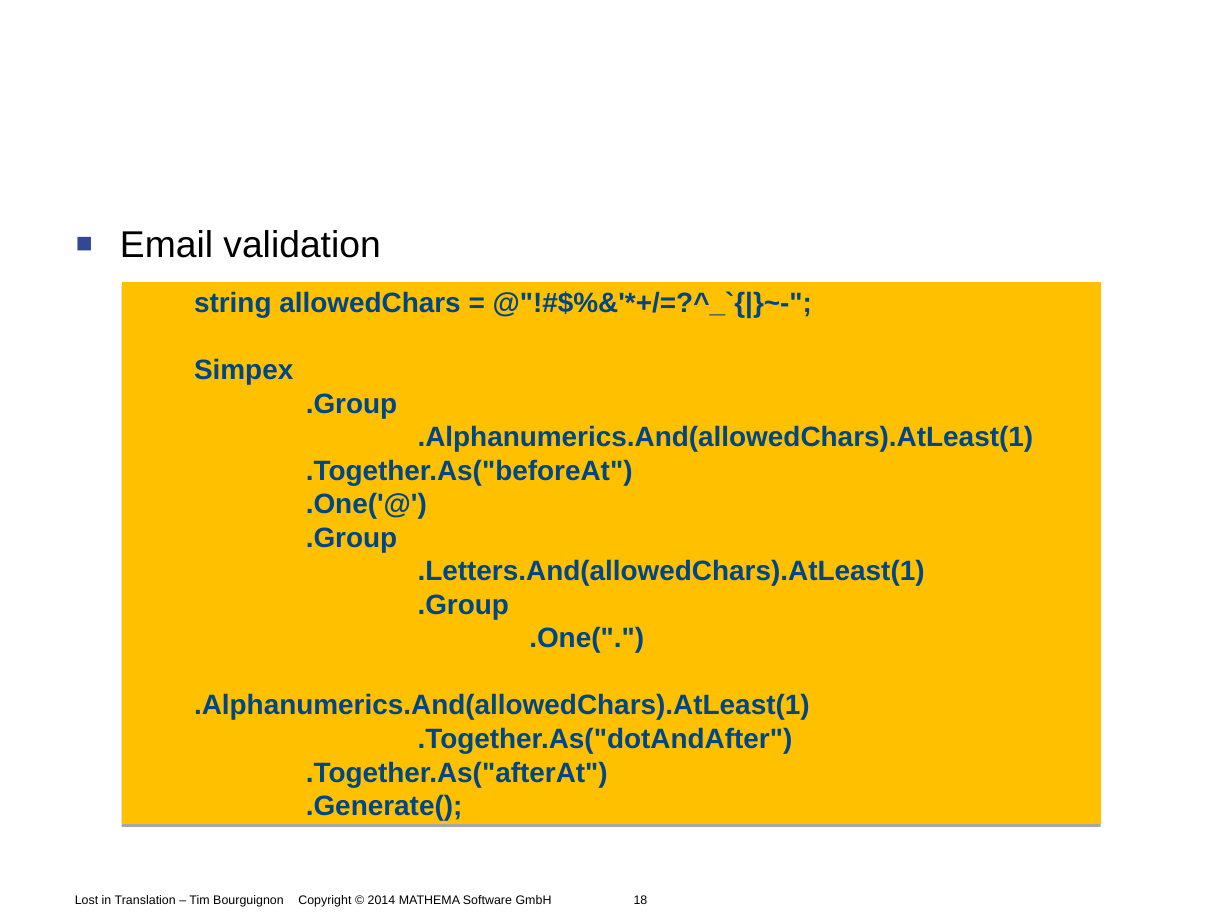
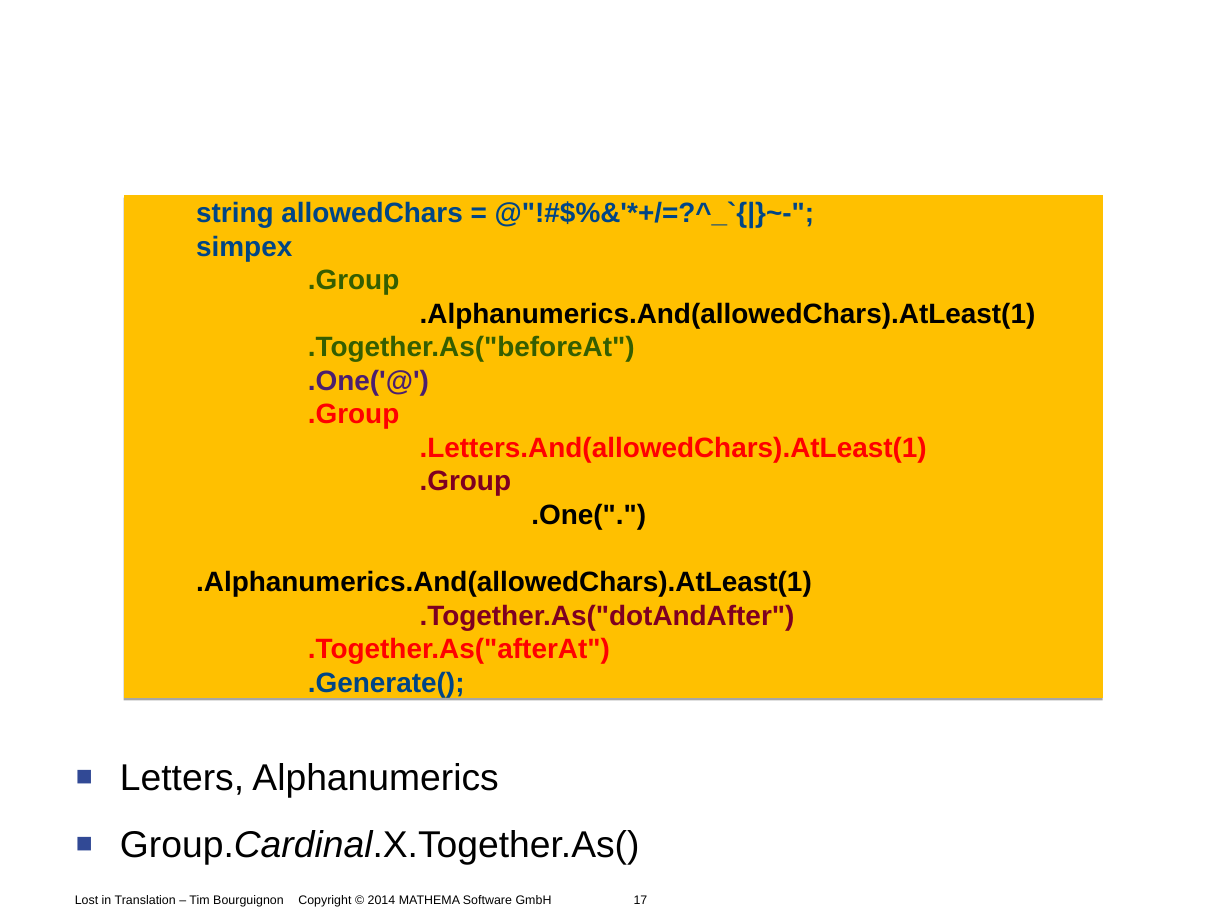
Before and after one commit to Timothep/Talk.LostInTranslation, a slide deck: slide 17 of LostInTranslation.odp (slide 18 before the commit). Drawn at 1232x924 pixels with LibreOffice and Linux fonts; fonts in the diff are those of the drawing; background and template pictures are left out. Boxes give left, top, right and bottom in pixels: in the first picture for what was removed or moved away, otherwise in the second. Text is boxed around its words. In the diff, an @@ line names an element or a change of style, - is before the commit and + after.

```diff
--- a/LostInTranslation.odp
+++ b/LostInTranslation.odp
@@ freeform shape "string allowedChars = @"!#$%&'*+/=?^_`{|}~-";": place and size @@
-freeform shape "string allowedChars = @"!#$%&'*+/=?^_`{|}~-";" at (122,282,1101,824)
+freeform shape "string allowedChars = @"!#$%&'*+/=?^_`{|}~-";" at (124,195,1103,698)
@@ text in freeform shape at (196,237,292,262): text changed @@
-Simpex
+simpex
@@ text in freeform shape at (196,269,1036,664): text colour #004586 to #355E00 in ".Group", ".Together.As("beforeAt")"; text colour #004586 to #000000 in ".Alphanumerics.And(allowedChars).AtLeast(1)", ".One(".")", ".Alphanumerics.And(allowedChars).AtLeast(1)"; text colour #004586 to #4B1F6F in ".One('@')"; text colour #004586 to #FF0000 in ".Group", ".Letters.And(allowedChars).AtLeast(1)", ".Together.As("afterAt")"; text colour #004586 to #7E0021 in ".Group", ".Together.As("dotAndAfter")" @@
@@ text at (120,763,640,865): text changed @@
-■ Email validation
+■ Letters, Alphanumerics
+■ Group.Cardinal.X.Together.As()
@@ text at (75,895,648,907): text changed @@
-Lost in Translation – Tim Bourguignon Copyright © 2014 MATHEMA Software GmbH 18
+Lost in Translation – Tim Bourguignon Copyright © 2014 MATHEMA Software GmbH 17
```
Also in this commit, not shown: 15 other slides changed, 6 slides removed.
